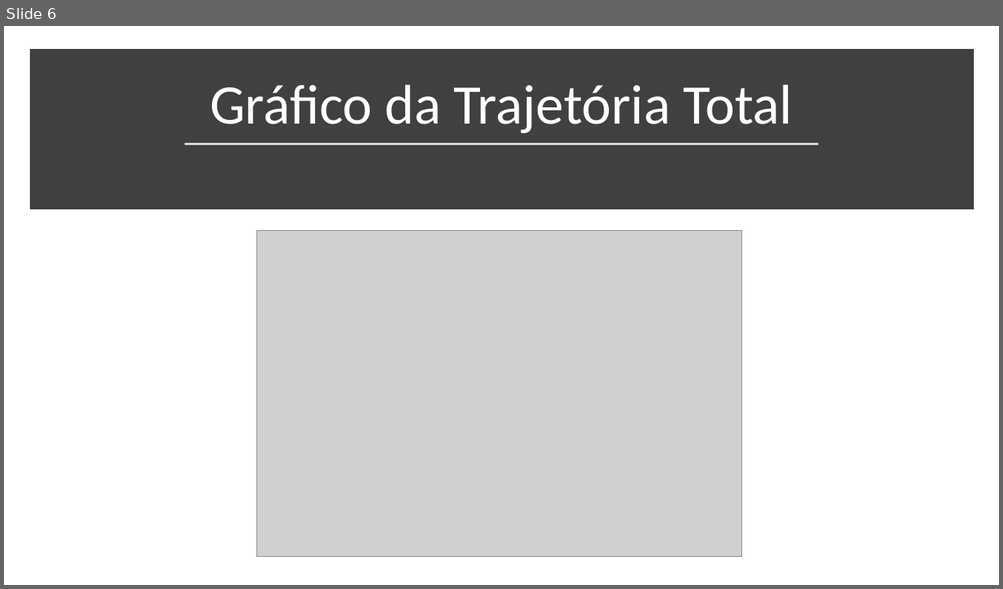
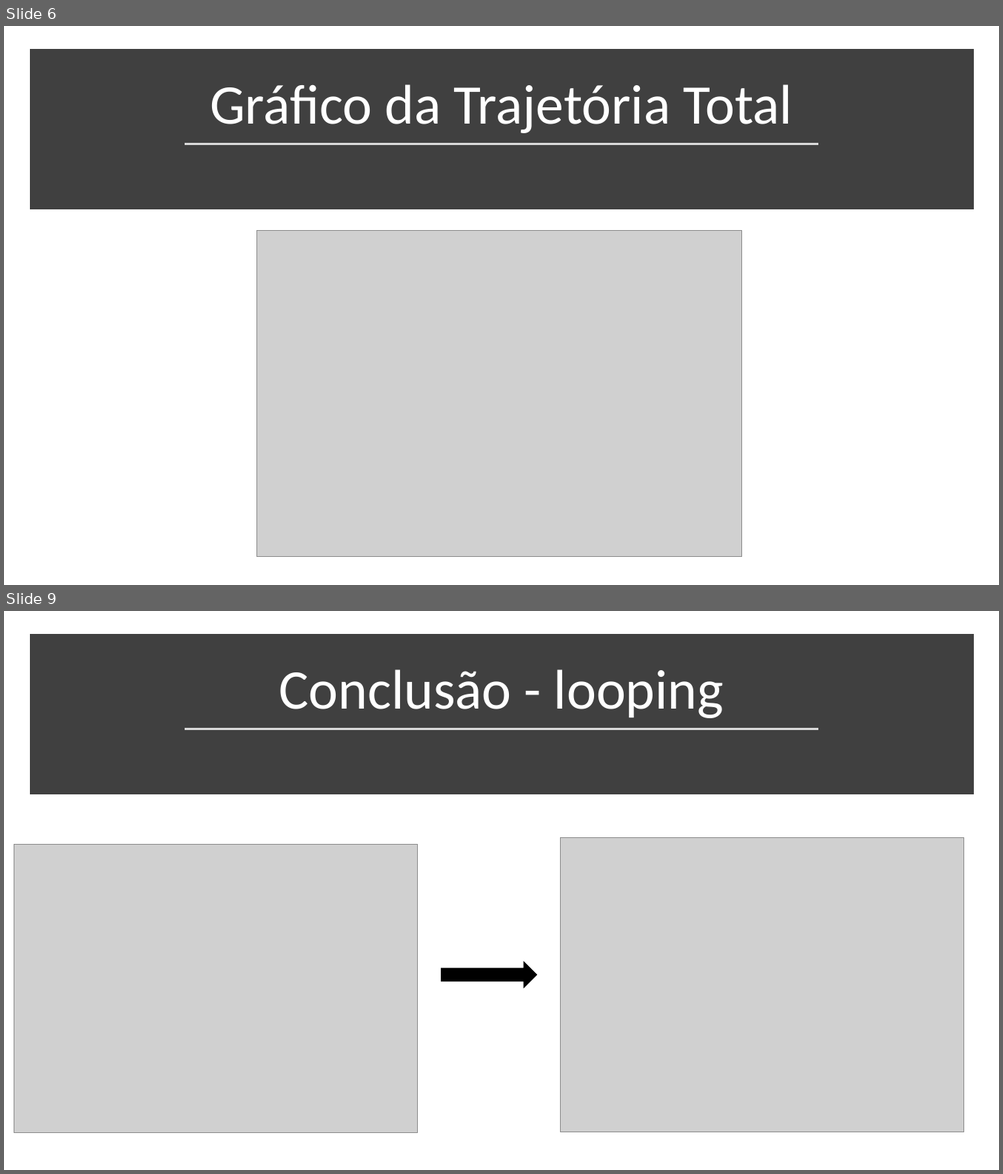
Before and after one commit to pedrocelia/Hot-Wheels, a slide deck: Projeto 3 – Modelagem e simulação do mundo.pptx. Shown one above the other, each under a label of ours: slide 6 before the commit, slides 6 and 9 after it; the slides between them are not shown. The pictures are 1003x589 and 1003x1174 pixels, drawn with LibreOffice and Linux fonts; fonts in the diff are those of the drawing; grey boxes stand for pictures. Boxes give left, top, right and bottom in pixels: in the first picture for what was removed or moved away, otherwise in the second. Text is boxed around its words. In the diff, an @@ line names an element or a change of style, - is before the commit and + after.

```diff
--- a/Projeto 3 – Modelagem e simulação do mundo.pptx
+++ b/Projeto 3 – Modelagem e simulação do mundo.pptx
@@ slide 9 added at (4,611,999,1170), background #FFFFFF @@
@@ rectangle added at (34,639,968,790), fill #404040, outline #404040 10 pt @@
@@ title added at (279,669,723,718), 54 pt, text #FFFFFF @@
+Conclusão - looping
@@ line added from (185, 729) to (819, 729), #D9D9D9 1.75 pt @@
@@ picture added at (14,845,418,1133) @@
@@ picture added at (560,838,965,1133) @@
@@ right arrow added at (441,962,537,989), fill #000000 @@
```
Also in this commit, not shown: 4 slides changed, 1 other file.
